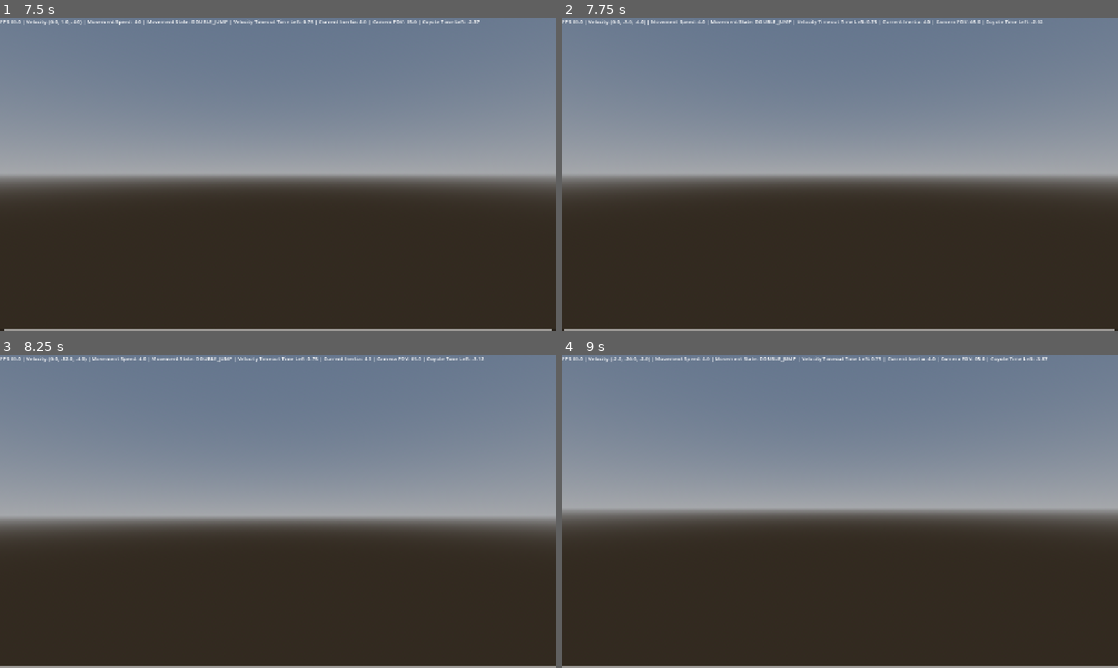
Above: before the commit, frames 1-4 (two rows, left to right).
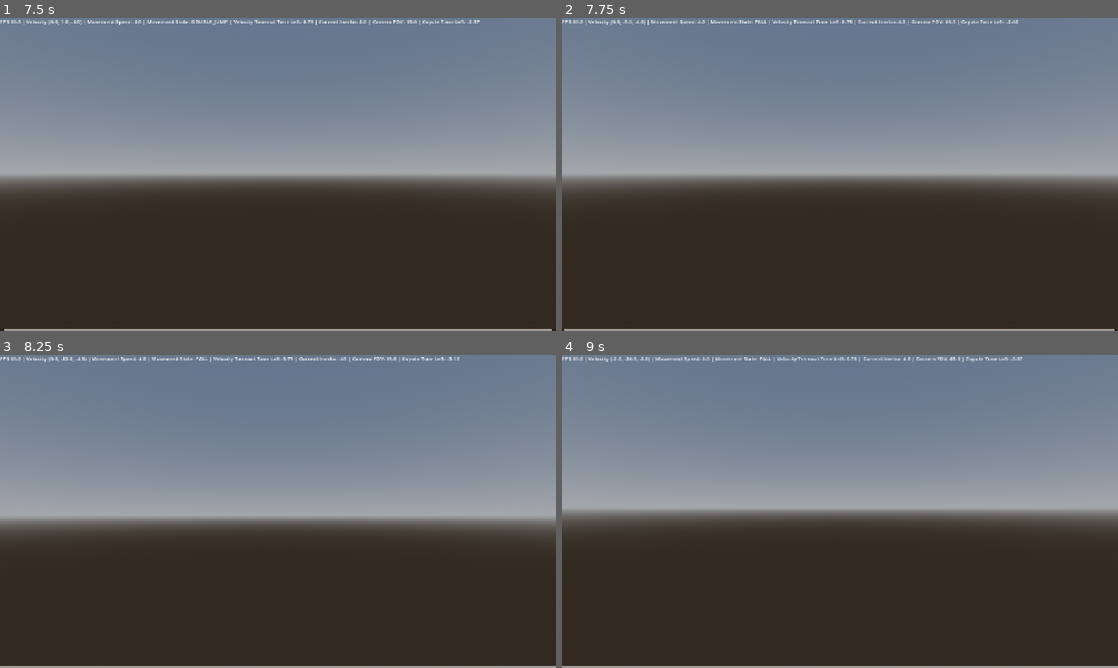
Above: after the commit, the same moments.

Repository: naxemis/multiplayer-fps
Game: Godot game, scene res://scenes/root/root.tscn
Two runs of this game, one before a commit and one after it. Both use one fixed random seed, a clock stepped at 60 frames per second and the inputs below.
Inputs (mouse positions are in pixels of both pictures, inside the frame that each line leads up to):
- Up to frame 1 (7.5 s): move the mouse to (305, 174) at 0.52 s; hold C (slide) 0.53-1.28 s; hold W (forward) 0.53-5.78 s; tap Ctrl (change_wall_jump_direction) at 0.77, 1.52, 3.02, 3.77, 4.52, 6.02, 6.77 s; move the mouse to (250, 174) at 1.27 s; tap Middle mouse button (free_look) at 1.35, 4.35, 7.35 s; tap C (slide) at 1.55, 2.3, 2.85, 4.55, 5.3, 5.85 s; move the mouse to (289, 168) at 2.02 s; hold Shift (run) 2.03-2.78 s; move the mouse to (272, 180) at 2.77 s; move the mouse to (316, 177) at 3.52 s; hold C (slide) 3.53-4.28 s; move the mouse to (233, 171) at 4.27 s; tap Enter at 5 s; move the mouse to (283, 174) at 5.02 s; hold Shift (run) 5.03-5.78 s; move the mouse to (255, 168) at 5.77 s; hold D (right) 5.78-6.53 s; move the mouse to (305, 174) at 6.52 s; hold C (slide) 6.53-7.28 s; hold W (forward) from 6.53 s (still down); tap Space (jump) at 7.25 s; move the mouse to (250, 174) at 7.27 s
- Up to frame 2 (7.75 s): keep holding W (forward); tap Ctrl (change_wall_jump_direction) at 7.52 s; tap C (slide) at 7.55 s
- Up to frame 3 (8.25 s): keep holding W (forward); tap Enter at 8 s; move the mouse to (289, 505) at 8.02 s; hold Shift (run) from 8.03 s (still down)
- Up to frame 4 (9 s): tap C (slide) at 8.3, 8.85 s; tap Space (jump) at 8.75 s; move the mouse to (834, 517) at 8.77 s; release W (forward) at 8.78 s; release Shift (run) at 8.78 s; hold A (left) from 8.78 s (still down)

Frame 1 is identical in both runs. In frame 2, 0.3% of the frame differs, in the area x 34-87%, y 0-3%; in frame 3, 0.3%; in frame 4, 0.4%, in the area x 35-88%, y 0-3%.

Commit message:
feat(state_machine): fall movement state

Diff:
--- a/scenes/player/player.tscn
+++ b/scenes/player/player.tscn
@@ -407,10 +407,10 @@
 texture_under = SubResource("GradientTexture2D_k1exq")
 texture_progress = SubResource("GradientTexture2D_vrsjq")
 
-[node name="CameraController" type="Node" parent="." unique_id=1056472706]
+[node name="CameraController" type="Node" parent="." unique_id=1930370485]
 script = ExtResource("3_gmlin")
 metadata/_custom_type_script = "uid://bnfl516agpv3d"
 
-[node name="MovementStateMachine" type="Node" parent="." unique_id=1372833849]
+[node name="MovementStateMachine" type="Node" parent="." unique_id=238107439]
 script = ExtResource("5_p47bc")
 metadata/_custom_type_script = "uid://c1kgindmce8qp"
--- a/scenes/root/root.tscn
+++ b/scenes/root/root.tscn
@@ -1,7 +1,7 @@
-[gd_scene load_steps=2 format=3 uid="uid://bujmptudt5joa"]
+[gd_scene format=3 uid="uid://h5axfqism3tg"]
 
-[ext_resource type="PackedScene" uid="uid://ewmbl2f6trag" path="res://scenes/game/map/testing_range/testing_range.tscn" id="1_m0yqw"]
+[ext_resource type="PackedScene" uid="uid://ewmbl2f6trag" path="res://scenes/levels/testing_range.tscn" id="1_m0yqw"]
 
-[node name="Root" type="Node"]
+[node name="Root" type="Node" unique_id=670082367]
 
-[node name="Testing Range" parent="." instance=ExtResource("1_m0yqw")]
+[node name="TestingRange" parent="." unique_id=92755252 instance=ExtResource("1_m0yqw")]
--- a/scripts/player/components/movement_state_machine.gd
+++ b/scripts/player/components/movement_state_machine.gd
@@ -7,7 +7,7 @@
 signal state_changed(new_state: int)
 
 # Enums and constants
-enum MovementStates {IDLE, WALK, RUN, CROUCH, SLIDE, JUMP, DOUBLE_JUMP, WALL_JUMP}
+enum MovementStates {IDLE, WALK, RUN, CROUCH, SLIDE, JUMP, DOUBLE_JUMP, WALL_JUMP, FALL}
 
 # @export vars
 @export_category("Coyote Time")
@@ -67,6 +67,12 @@
 func _is_on_ground() -> bool:
 	return _player.is_on_floor() and _player.velocity.y	<= 0
 
+func _is_airborne_state(state: int) -> bool:
+	return state == MovementStates.JUMP \
+		or state == MovementStates.DOUBLE_JUMP \
+		or state == MovementStates.WALL_JUMP \
+		or state == MovementStates.FALL
+
 var coyote_time_left: float = 0.0
 var coyote_time_active: bool = true
 func _calculate_coyote_time(delta: float) -> void:
@@ -97,8 +103,9 @@
 
 func _can_enter_crouch() -> bool:
 	var input_crouch: bool = Input.is_action_pressed("crouch")
+	var stuck_under_ceiling: bool = _uncrouch_ray_cast.is_colliding() or _unslide_ray_cast.is_colliding()
 
-	return ((input_crouch and _is_on_ground()) and !_unslide_ray_cast.is_colliding()) or _uncrouch_ray_cast.is_colliding()
+	return (input_crouch or stuck_under_ceiling) and _is_on_ground()
 
 func _can_enter_slide() -> bool:
 	var input_slide: bool = Input.is_action_pressed("slide")
@@ -117,11 +124,11 @@
 
 	return input_jump and in_air and _has_stamina_for(_player.double_jump_stamina_drain) and _can_double_jump
 
+func _can_enter_fall() -> bool:
+	return _is_airborne_state(_current_state) and !_player.is_on_wall_only() and _player.velocity.y < 0
+
 func _can_enter_wall_jump() -> bool:
 	return Input.is_action_just_pressed("jump") and _player.is_on_wall_only() and _is_moving() and _has_stamina_for(_player.wall_jump_stamina_drain)
-
-func _can_enter_falling() -> bool:
-	return !_player.is_on_floor() and _player.velocity.y < 0
 
 func _is_above_stamina_safe_zone() -> bool:
 	return _player.stamina > _player.stamina_safe_zone
@@ -132,6 +139,8 @@
 	if _can_enter_double_jump():
 		_can_double_jump = false
 		return MovementStates.DOUBLE_JUMP
+
+	if _can_enter_fall(): return MovementStates.FALL
 
 	if _can_enter_slide():
 		if _current_state == MovementStates.SLIDE or _is_above_stamina_safe_zone():
--- a/scripts/player/player.gd
+++ b/scripts/player/player.gd
@@ -338,7 +338,7 @@
 
 	camera_controller.process(delta, movement_speed)
 
-	var movement_states_array: Array[String] = ["IDLE", "WALK", "RUN", "CROUCH", "SLIDE", "JUMP", "DOUBLE_JUMP", "WALL_JUMP"]
+	var movement_states_array: Array[String] = ["IDLE", "WALK", "RUN", "CROUCH", "SLIDE", "JUMP", "DOUBLE_JUMP", "WALL_JUMP", "FALL"]
 	%Debug.text = str("FPS:", Engine.get_frames_per_second(), " | Velocity: ", round(velocity), " | Movement Speed: ", sna …(345 unchanged characters)…
 
 func _physics_process(delta: float) -> void:
